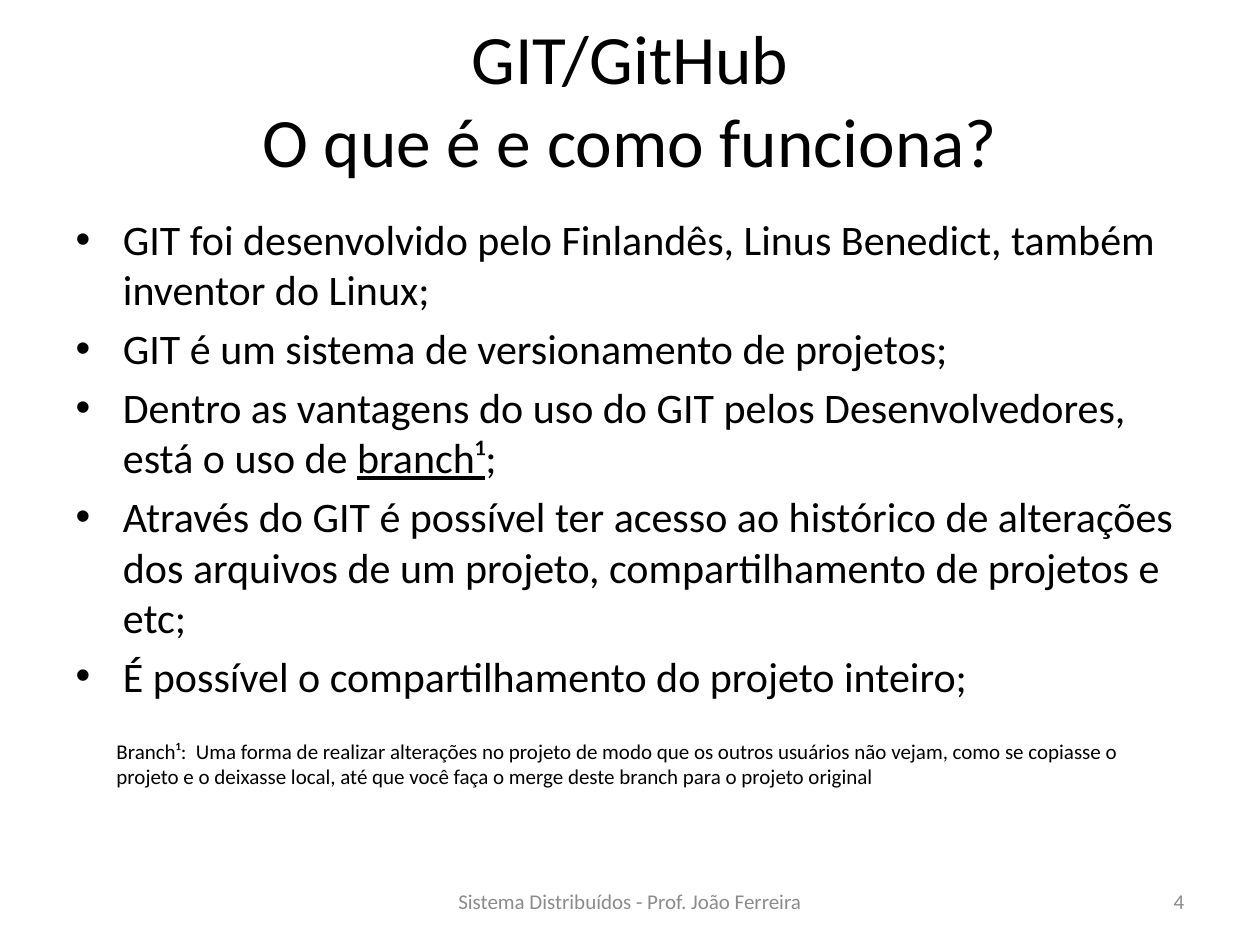
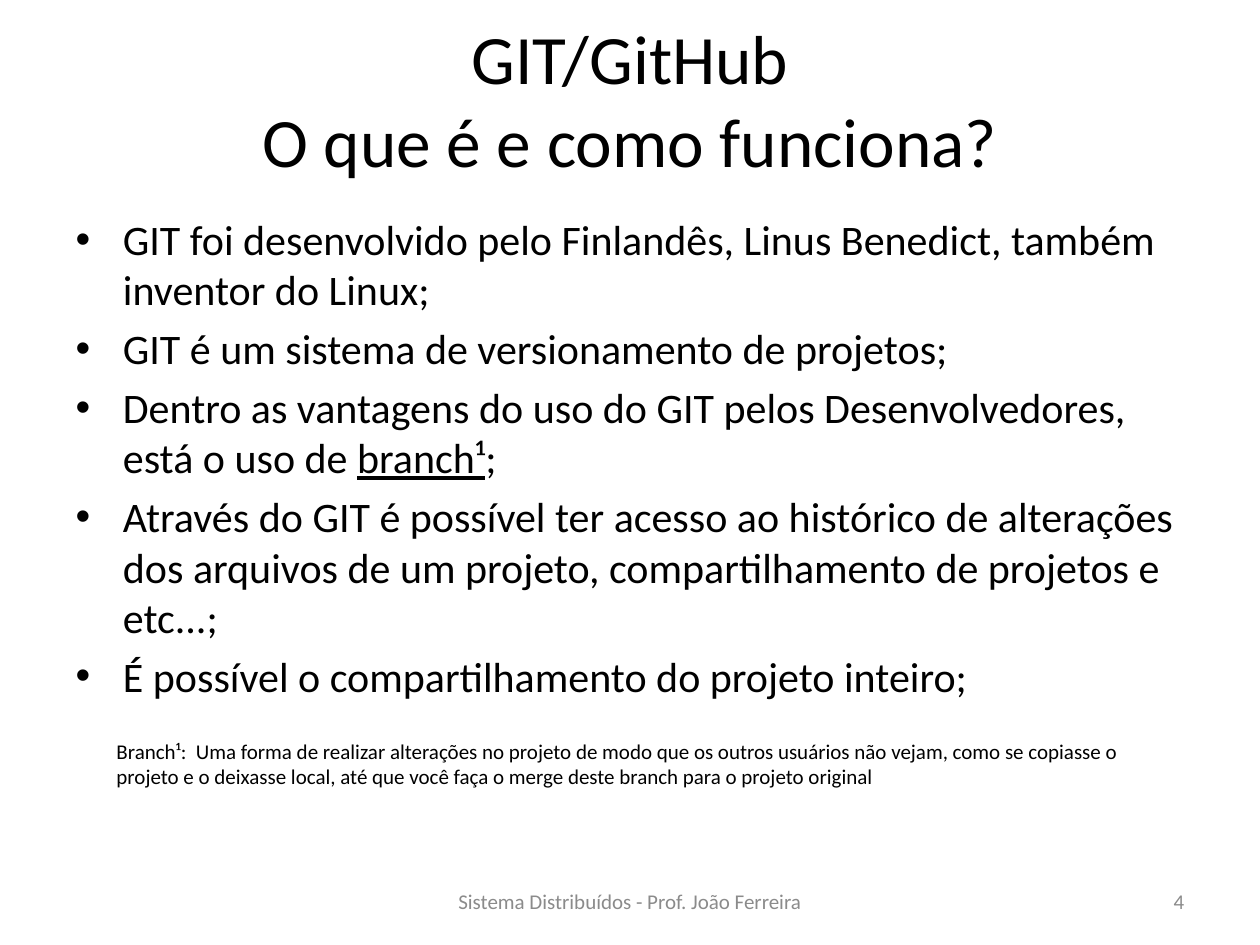
Before and after one commit to FernandoBCAraujo/Apresentacao-Git-e-GitHub, a slide deck: slide 4 of Apresentação Git e GitHub.pptx. Drawn at 1260x945 pixels with LibreOffice and Linux fonts; fonts in the diff are those of the drawing. Boxes give left, top, right and bottom in pixels: in the first picture for what was removed or moved away, otherwise in the second. Text is boxed around its words. In the diff, an @@ line names an element or a change of style, - is before the commit and + after.

```diff
--- a/Apresentação Git e GitHub.pptx
+++ b/Apresentação Git e GitHub.pptx
@@ text at bbox=[123, 502, 1173, 638]: text changed @@
-• Através do GIT é possível ter acesso ao histórico de alterações dos arquivos de um projeto, compartilhamento de projetos e etc;
+• Através do GIT é possível ter acesso ao histórico de alterações dos arquivos de um projeto, compartilhamento de projetos e etc...;
```
Also in this commit, not shown: 6 other slides changed.
